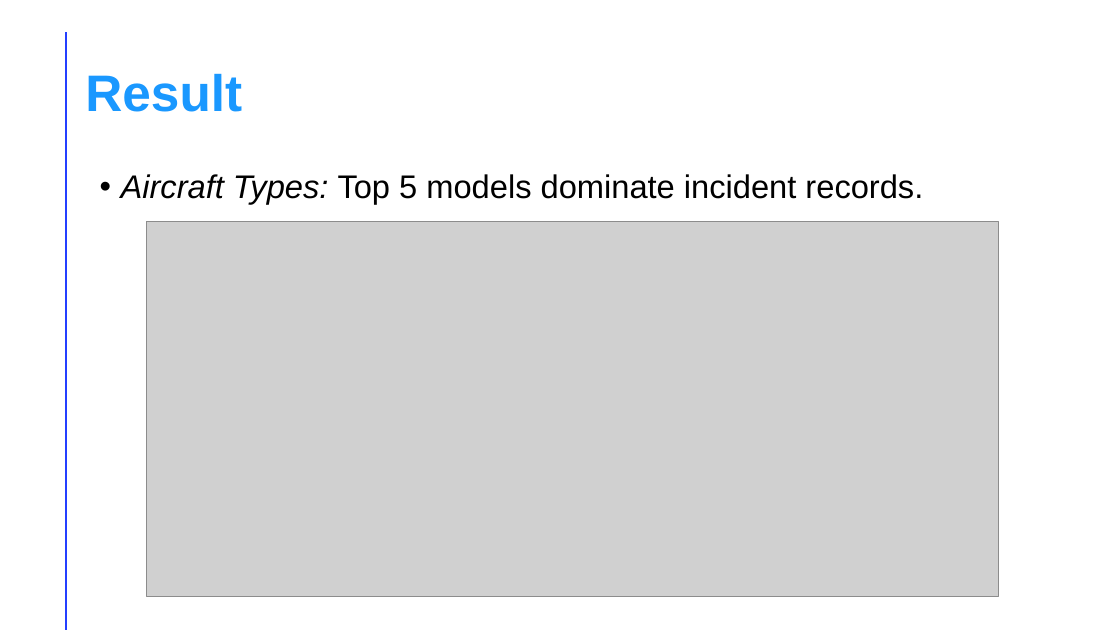
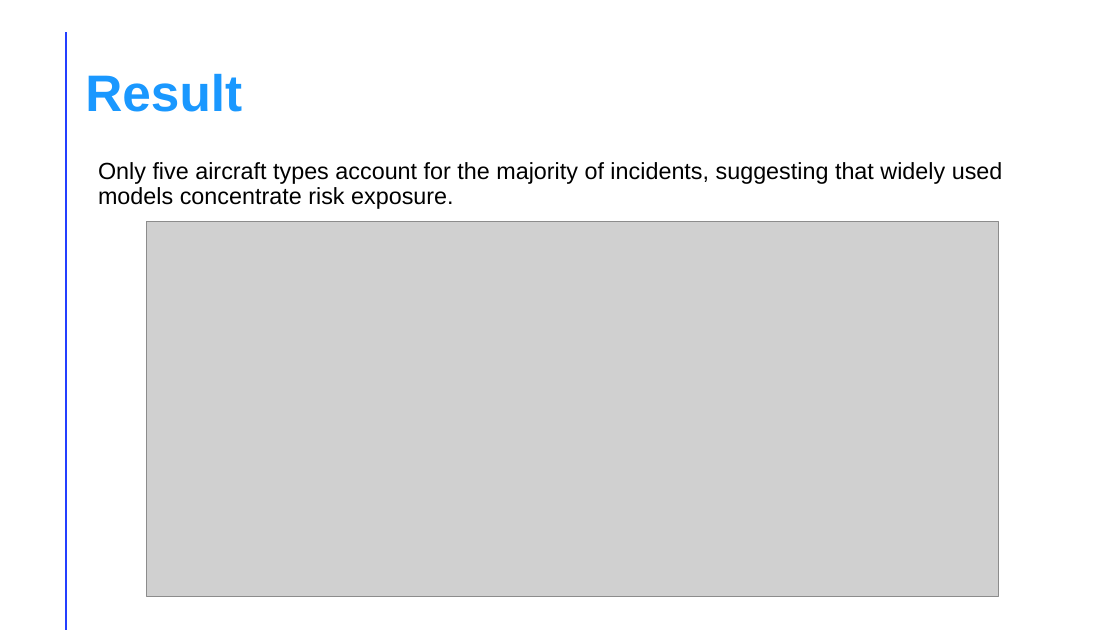
Before and after one commit to Elky-bett/Phase-1-Project--Analysis-of-Aviation-data, a slide deck: slide 7 of Presentation_Aviation.pptx (slide 6 before the commit). Drawn at 1120x630 pixels with LibreOffice and Linux fonts; fonts in the diff are those of the drawing; grey boxes stand for pictures. Boxes give left, top, right and bottom in pixels: in the first picture for what was removed or moved away, otherwise in the second. Text is boxed around its words. In the diff, an @@ line names an element or a change of style, - is before the commit and + after.

```diff
--- a/Presentation_Aviation.pptx
+++ b/Presentation_Aviation.pptx
@@ text at bbox=[98, 162, 1003, 209]: text changed; size 28 to 20 pt @@
-• Aircraft Types: Top 5 models dominate incident records.
+Only five aircraft types account for the majority of incidents, suggesting that widely used models concentrate risk exposure.
```
Also in this commit, not shown: 8 other slides changed, 1 other file.
